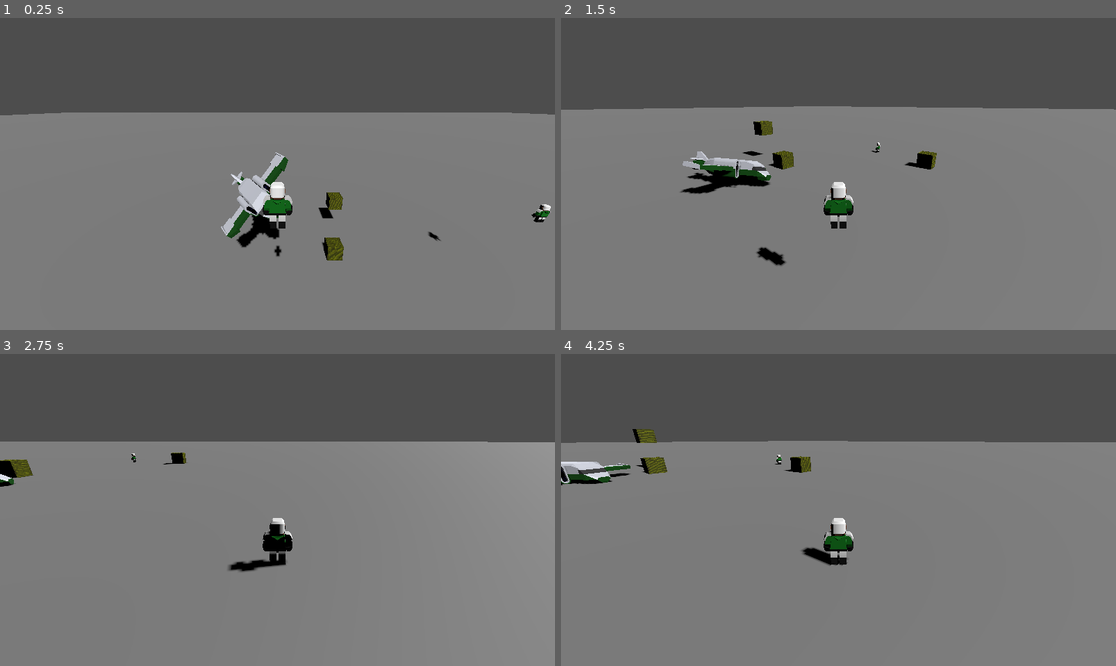
Above: before the commit, frames 1-4 (two rows, left to right).
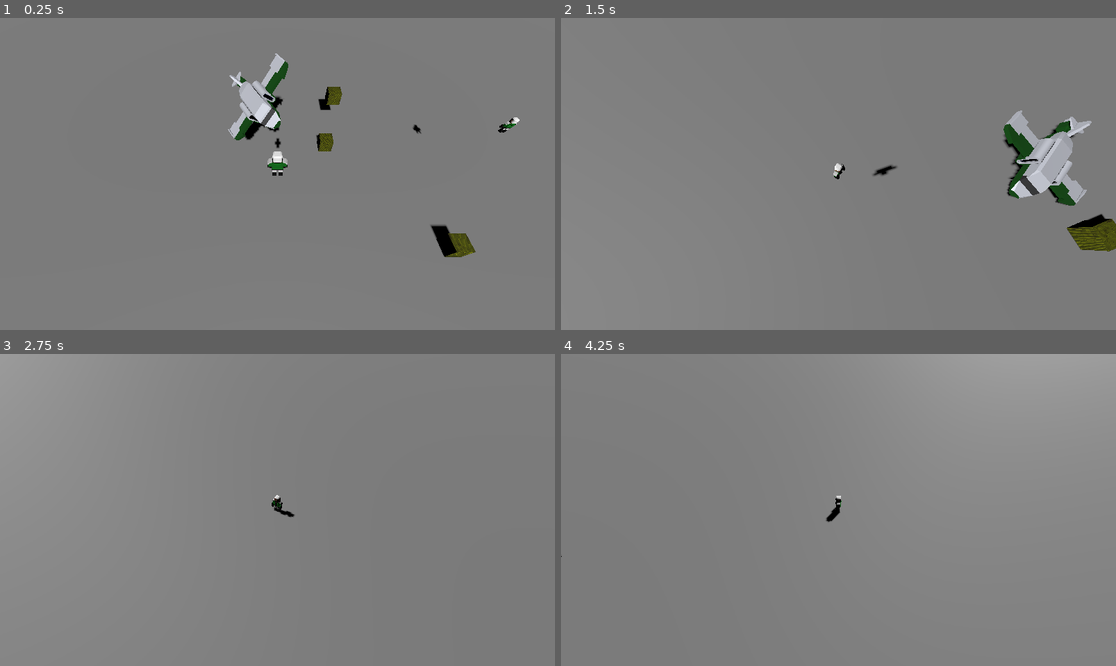
Above: after the commit, the same moments.

Repository: kevinlights/ChocoDriver
Game: Godot game, scene res://run/levels/infinite_level.tscn
The game is run twice, just before and just after one commit, with the same random seed, the same clock (stepped at 60 frames per second) and the same inputs.
Inputs:
- Up to frame 1 (0.25 s): no input
- Up to frame 2 (1.5 s): tap Enter (get_in) at 0.5 s; hold Right (move_right) 0.53-1.28 s; hold Enter (get_in) 0.53-1.28 s; hold Down (move_back) from 1.28 s (still down); tap Space (main) at 1.35 s
- Up to frame 3 (2.75 s): release Down (move_back) at 2.03 s; hold Right (move_right) from 2.03 s (still down); hold Enter (get_in) from 2.03 s (still down)
- Up to frame 4 (4.25 s): release Right (move_right) at 2.78 s; release Enter (get_in) at 2.78 s; hold Up (move_forward) 2.78-3.53 s; tap Space (main) at 2.85 s; hold Left (move_left) from 3.53 s (still down); hold Enter (get_in) from 3.53 s (still down)

The runs differ from the first frame. In frame 1, 34% of the frame differs, in the area x 0-100%, y 0-78%; in frame 2, 35%, in the area x 0-100%, y 0-80%; in frame 3, 30%; in frame 4, 30%.

Commit message:
:tada: Implement camera tracking

Diff:
--- a/first3d/component/entity/walker/walker.gd
+++ b/first3d/component/entity/walker/walker.gd
@@ -1,5 +1,8 @@
 class_name Walker
 extends CharacterBody3D
+
+
+signal focus_required(me: Node3D)
 
 ## How fast the player moves in meters per second.
 @export var speed = 14
@@ -16,6 +19,10 @@
 var _vehicle: Node3D = null
 
 @onready var _vehicle_range: RayCast3D = $VehicleRange
+
+
+func _ready() -> void:
+	focus_required.emit(self)
 
 
 ## Jump if is on floor
--- /dev/null
+++ b/first3d/run/levels/camera_tracker.gd
@@ -0,0 +1,35 @@
+class_name CameraTracker
+extends Camera3D
+## Track object in subject view
+
+
+@onready var _max_distance: float = 10
+
+var _tracked_node: Node3D
+
+
+func track(node: Node3D) -> void:
+	_tracked_node = node
+
+
+func _process(_delta: float) -> void:
+	if _tracked_node == null:
+		return
+
+	look_at(_tracked_node.get_global_position())
+
+	_adjust_distance()
+
+
+func _adjust_distance() -> void:
+	var target: Vector3 = _tracked_node.get_global_position()
+	var current_distance: float = position.distance_to(target)
+	print("From ", position, " to ", target, ", there are ", current_distance, "m")
+	if current_distance > _max_distance:
+		print(current_distance, " is above ", _max_distance)
+		var diff: float = current_distance - _max_distance
+		set_position(position + transform.basis * Vector3.FORWARD * diff)
+
+
+func _on_focus_required(node: Node3D) -> void:
+	track(node)
--- a/first3d/run/levels/infinite_level.tscn
+++ b/first3d/run/levels/infinite_level.tscn
@@ -1,5 +1,6 @@
-[gd_scene load_steps=7 format=3 uid="uid://7ivipmwaw24t"]
+[gd_scene load_steps=8 format=3 uid="uid://7ivipmwaw24t"]
 
+[ext_resource type="Script" path="res://run/levels/camera_tracker.gd" id="1_qdm47"]
 [ext_resource type="PackedScene" uid="uid://b10k58capm04o" path="res://component/entity/walker/walker.tscn" id="1_x0026"]
 [ext_resource type="PackedScene" uid="uid://bk0s5bn8k08bc" path="res://flow/control/local_input/local_input.tscn" id="2_0i5t8"]
 [ext_resource type="PackedScene" uid="uid://bcpri2x5afoyb" path="res://component/entity/box/box.tscn" id="2_e8xto"]
@@ -27,12 +28,13 @@
 transform = Transform3D(1, 0, 0, 0, 0.734358, 0.678762, 0, -0.678762, 0.734358, -33.1669, 12.6773, 15.7238)
 shadow_enabled = true
 
+[node name="CameraTracker" type="Camera3D" parent="."]
+transform = Transform3D(1, 0, 0, 0, 0.944949, 0.327218, 0, -0.327218, 0.944949, -10, 11.1852, 3.2779)
+current = true
+script = ExtResource("1_qdm47")
+
 [node name="MainWalker" parent="." instance=ExtResource("1_x0026")]
 transform = Transform3D(1, 0, 0, 0, 1, 0, 0, 0, 1, -10, 9, 0)
-
-[node name="CameraPlayer" type="Camera3D" parent="MainWalker"]
-transform = Transform3D(1, 0, 0, 0, 0.944949, 0.327218, 0, -0.327218, 0.944949, 0, 2.18524, 3.2779)
-current = true
 
 [node name="Control" parent="MainWalker" instance=ExtResource("2_0i5t8")]
 
@@ -56,6 +58,7 @@
 [node name="TinyPlane2" parent="." instance=ExtResource("4_tbpfc")]
 transform = Transform3D(-0.589079, -0.650805, -0.478999, -0.741391, 0.671074, 1.34747e-08, 0.321443, 0.355125, -0.877816, -10.5959, 3.94108, -6.48481)
 
+[connection signal="focus_required" from="MainWalker" to="CameraTracker" method="_on_focus_required"]
 [connection signal="dir_changed" from="MainWalker/Control" to="MainWalker" method="_on_dir_changed"]
 [connection signal="get_in_action" from="MainWalker/Control" to="MainWalker" method="_on_get_in_action"]
 [connection signal="main_action" from="MainWalker/Control" to="MainWalker" method="_on_main_action"]
